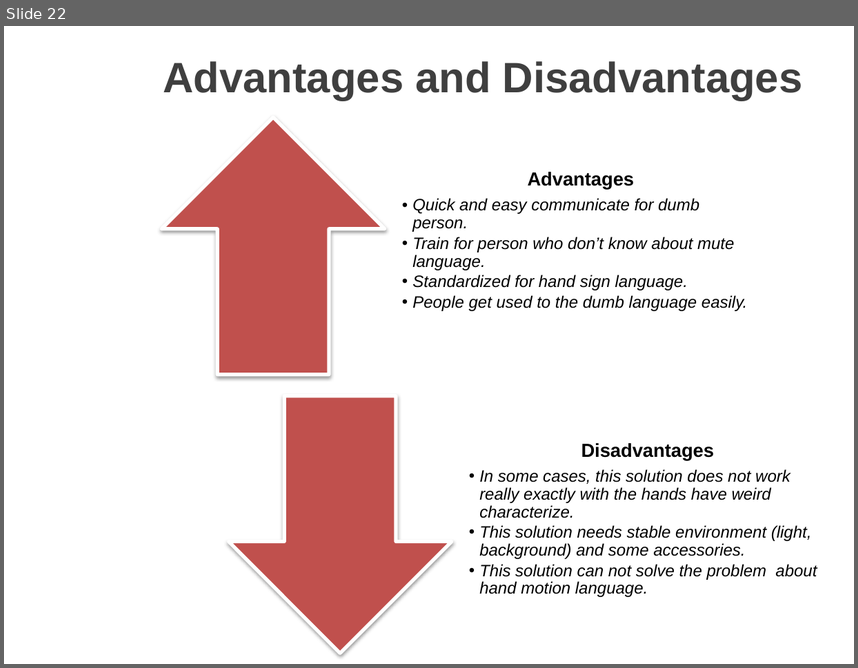
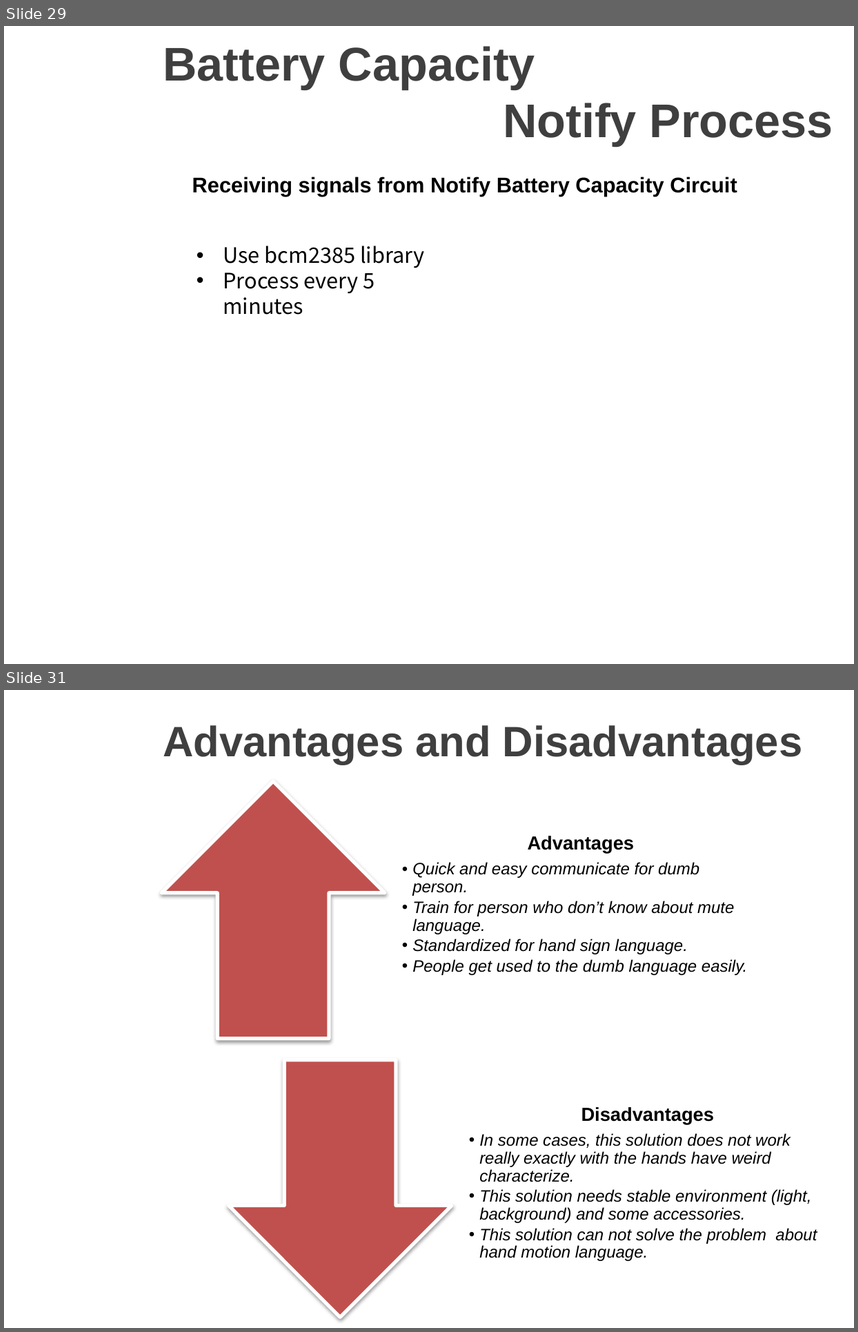
Before and after one commit to nicknguyen071093/CapstoneProject, a slide deck: Thuyettrinh/PPGroup 5.pptx. Shown one above the other, each under a label of ours: slide 22 before the commit, slides 29 and 31 after it; the slides between them are not shown. The pictures are 858x668 and 858x1332 pixels, drawn with LibreOffice and Linux fonts; fonts in the diff are those of the drawing; background and template pictures are left out. Boxes give left, top, right and bottom in pixels: in the first picture for what was removed or moved away, otherwise in the second. Text is boxed around its words. In the diff, an @@ line names an element or a change of style, - is before the commit and + after.

```diff
--- a/Thuyettrinh/PPGroup 5.pptx
+++ b/Thuyettrinh/PPGroup 5.pptx
@@ slide 29 added at (4, 26, 854, 664), background picture (left out) @@
@@ title added at (163, 46, 833, 146), 40 pt, text #3F3F3F, bold @@
+Battery Capacity
+Notify Process
@@ text added at (192, 176, 737, 196), 18 pt, text #000000, bold @@
+Receiving signals from Notify Battery Capacity Circuit
@@ text added at (223, 245, 425, 314), 18 pt, text #000000 @@
+• Use bcm2385 library
+• Process every 5 minutes
@@ what was slide 22 is now slide 31 @@
```
Also in this commit, not shown: 10 slides changed, 17 other slides added, 5 slides removed.
